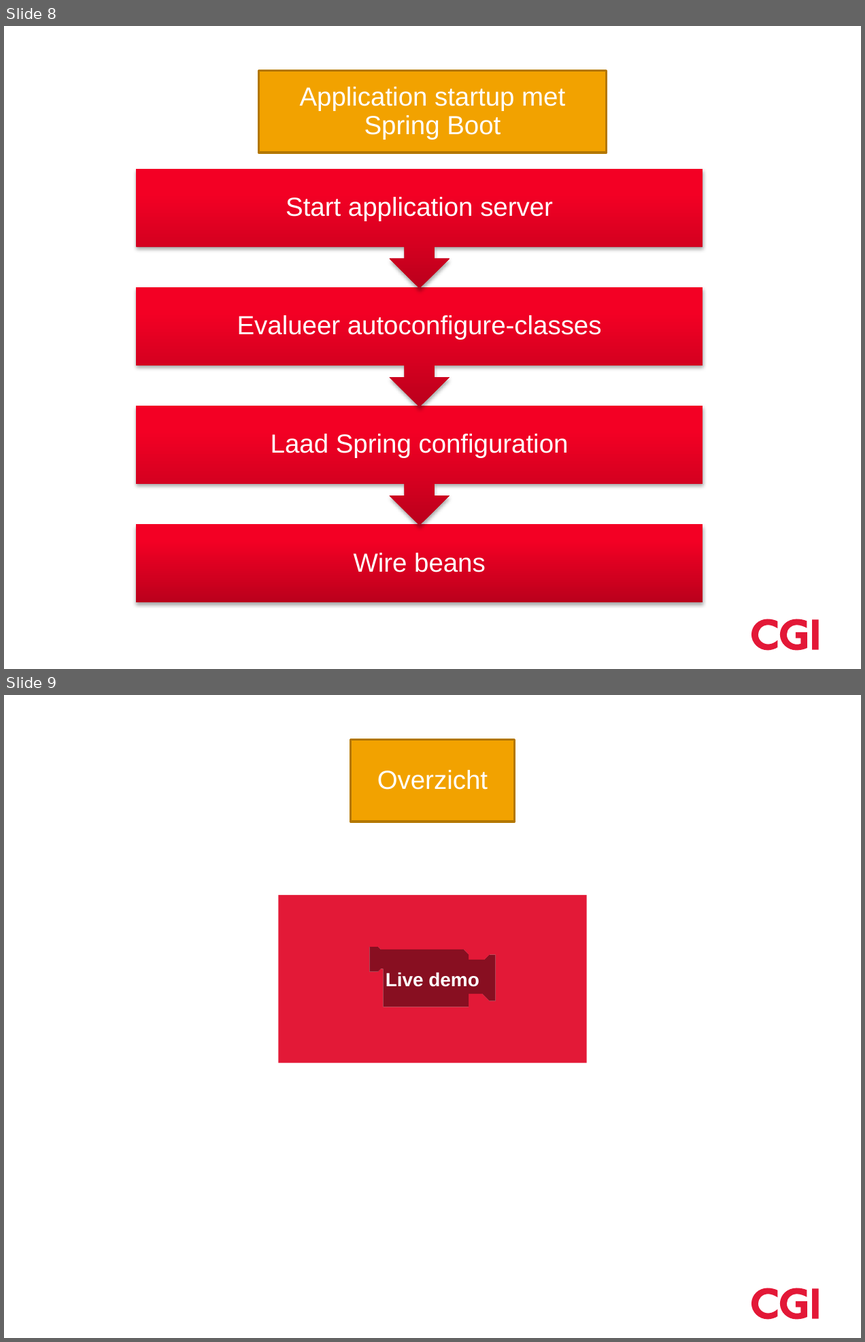
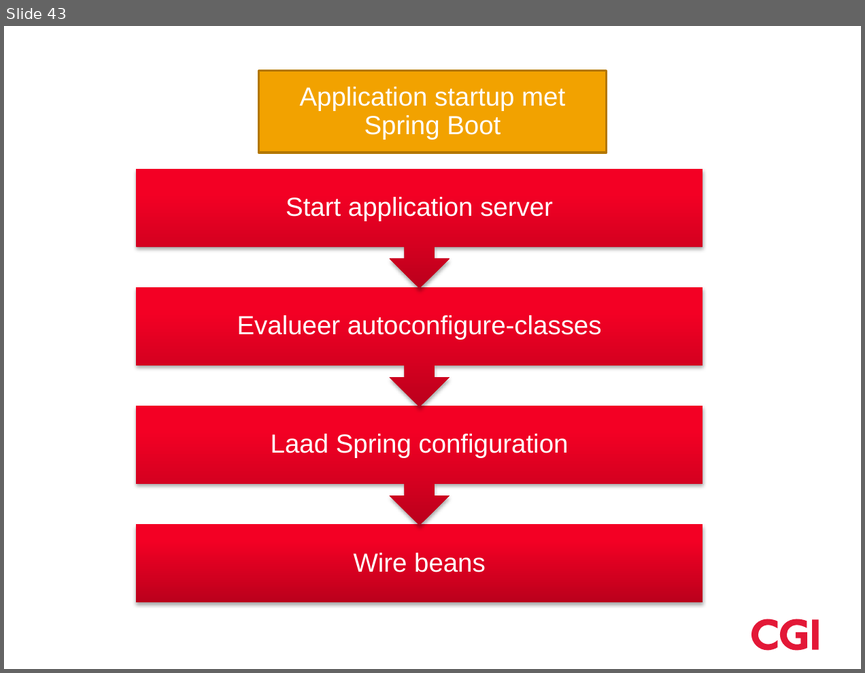
Before and after one commit to hawkeye-bot/boot, a slide deck: Springboot.pptx. Shown one above the other, each under a label of ours: slides 8 and 9 before the commit, slide 43 after it. The pictures are 865x1342 and 865x673 pixels, drawn with LibreOffice and Linux fonts; fonts in the diff are those of the drawing; background and template pictures are left out. Boxes give left, top, right and bottom in pixels: in the first picture for what was removed or moved away, otherwise in the second. Text is boxed around its words. In the diff, an @@ line names an element or a change of style, - is before the commit and + after.

Commit message:
Tweet & ppt
Added tweet-application, moved demo-projects to livedemo folder, and
updated the powerpoint to give a better overview

```diff
--- a/Springboot.pptx
+++ b/Springboot.pptx
@@ slide 9 removed at (x1=4, y1=695, x2=861, y2=1338), background #FFFFFF; not listed: 3 template elements that a slide beside it also shows @@
@@ rectangle removed at (x1=350, y1=740, x2=514, y2=821) @@
@@ text removed at (x1=377, y1=770, x2=487, y2=790) @@
-Overzicht
@@ action button movie removed at (x1=278, y1=895, x2=587, y2=1063) @@
-Live demo
@@ what was slide 8 is now slide 43 @@
```
Also in this commit, not shown: 2 slides changed, 5 slides added, 9 other files.
